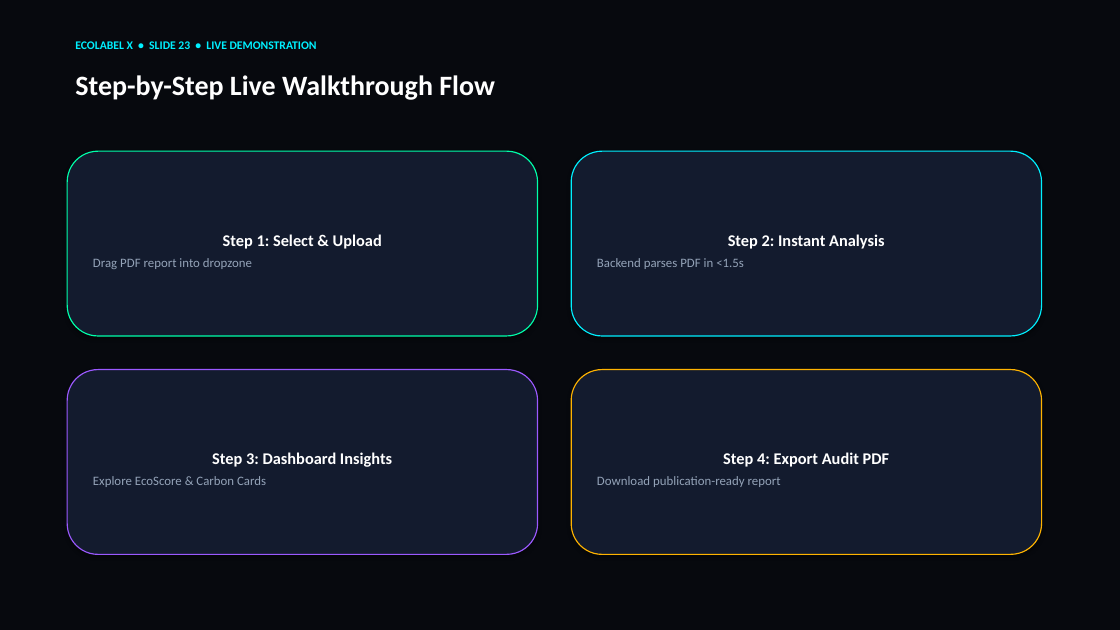
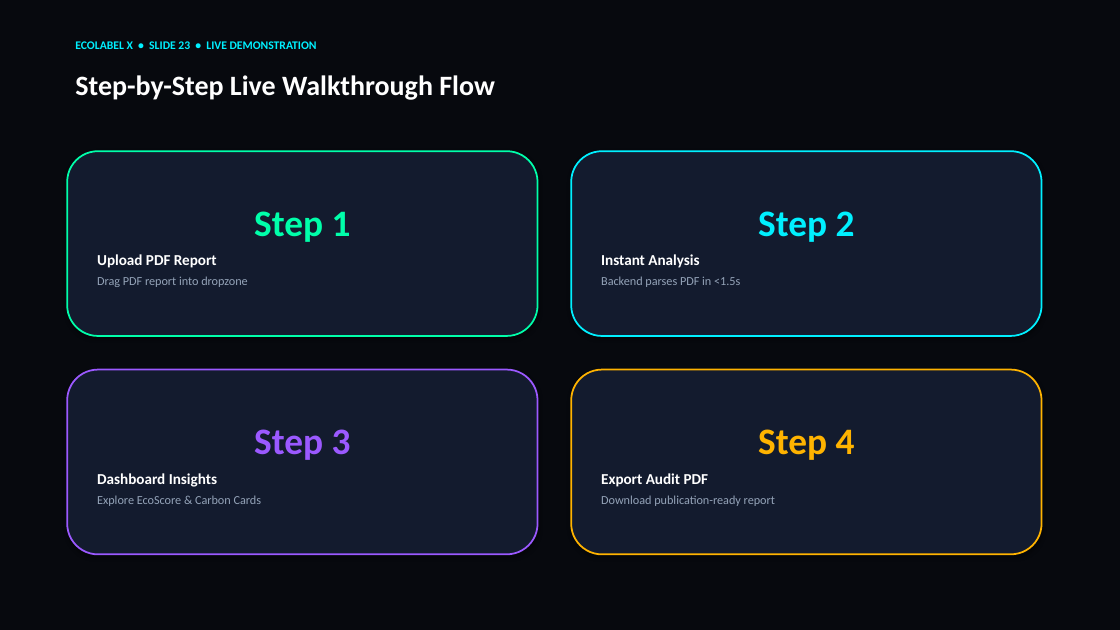
Before and after one commit to mohamedidhris777/eco-label, a slide deck: slide 23 of EcoLabel_X_Hackathon_Presentation.pptx. Drawn at 1120x630 pixels with LibreOffice and Linux fonts; fonts in the diff are those of the drawing. Boxes give left, top, right and bottom in pixels: in the first picture for what was removed or moved away, otherwise in the second. Text is boxed around its words. In the diff, an @@ line names an element or a change of style, - is before the commit and + after.

```diff
--- a/EcoLabel_X_Hackathon_Presentation.pptx
+++ b/EcoLabel_X_Hackathon_Presentation.pptx
@@ rounded rectangle "Step 1" at [67, 151, 538, 336]: outline #00FFAA 1 pt to #00FFAA 1.5 pt @@
@@ rounded rectangle "Step 2" at [571, 151, 1042, 336]: outline #00F0FF 1 pt to #00F0FF 1.5 pt @@
@@ text in rounded rectangle at [97, 211, 351, 268]: text changed; size 14 to 13 pt @@
-Step 1: Select & Upload
+Step 1
+Upload PDF Report
@@ text in rounded rectangle at [601, 211, 855, 268]: text changed; size 14 to 13 pt @@
-Step 2: Instant Analysis
+Step 2
+Instant Analysis
@@ text in rounded rectangle at [97, 276, 248, 287]: size 11 to 10.5 pt in "Drag PDF report into dropzone" @@
@@ text in rounded rectangle at [601, 276, 740, 287]: size 11 to 10.5 pt in "Backend parses PDF in <1.5s" @@
@@ rounded rectangle "Step 3" at [67, 370, 538, 555]: outline #9B59FF 1 pt to #9B59FF 1.5 pt @@
@@ rounded rectangle "Step 4" at [571, 370, 1042, 555]: outline #FFB300 1 pt to #FFB300 1.5 pt @@
@@ text in rounded rectangle at [97, 429, 351, 487]: text changed; size 14 to 13 pt @@
-Step 3: Dashboard Insights
+Step 3
+Dashboard Insights
@@ text in rounded rectangle at [601, 429, 855, 487]: text changed; size 14 to 13 pt @@
-Step 4: Export Audit PDF
+Step 4
+Export Audit PDF
@@ text in rounded rectangle at [97, 495, 262, 506]: size 11 to 10.5 pt in "Explore EcoScore & Carbon Cards" @@
@@ text in rounded rectangle at [601, 495, 775, 506]: size 11 to 10.5 pt in "Download publication-ready report" @@
```
Also in this commit, not shown: 24 other slides changed, 2 other files.
